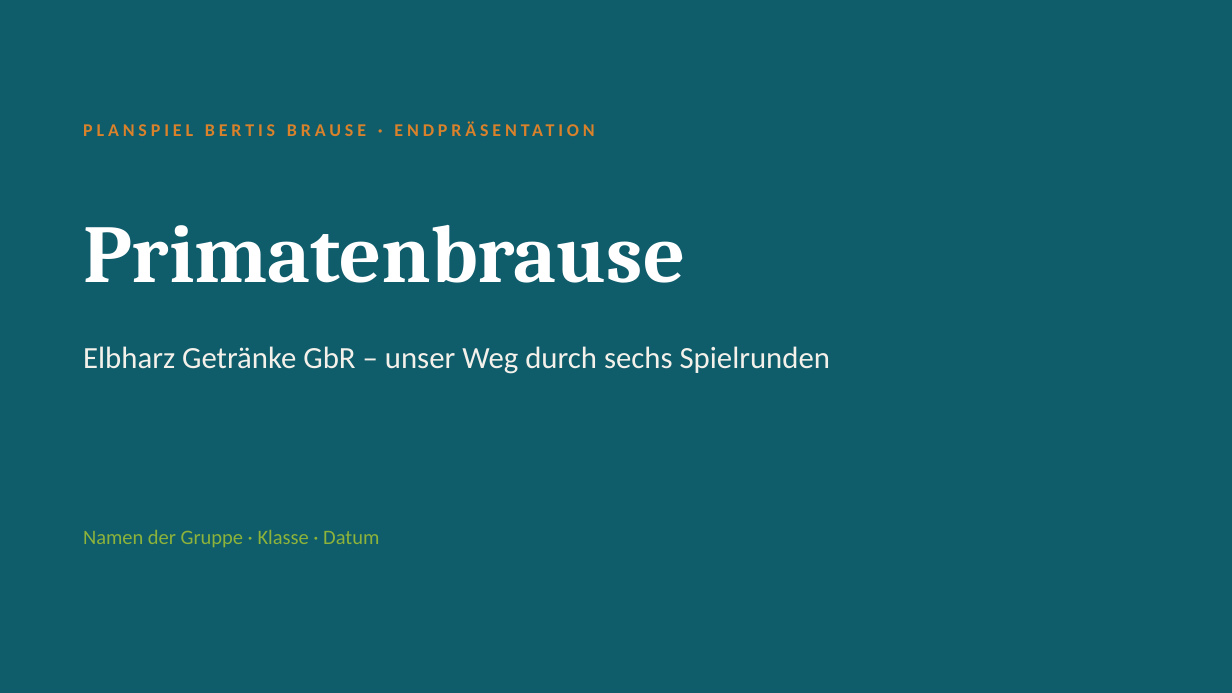
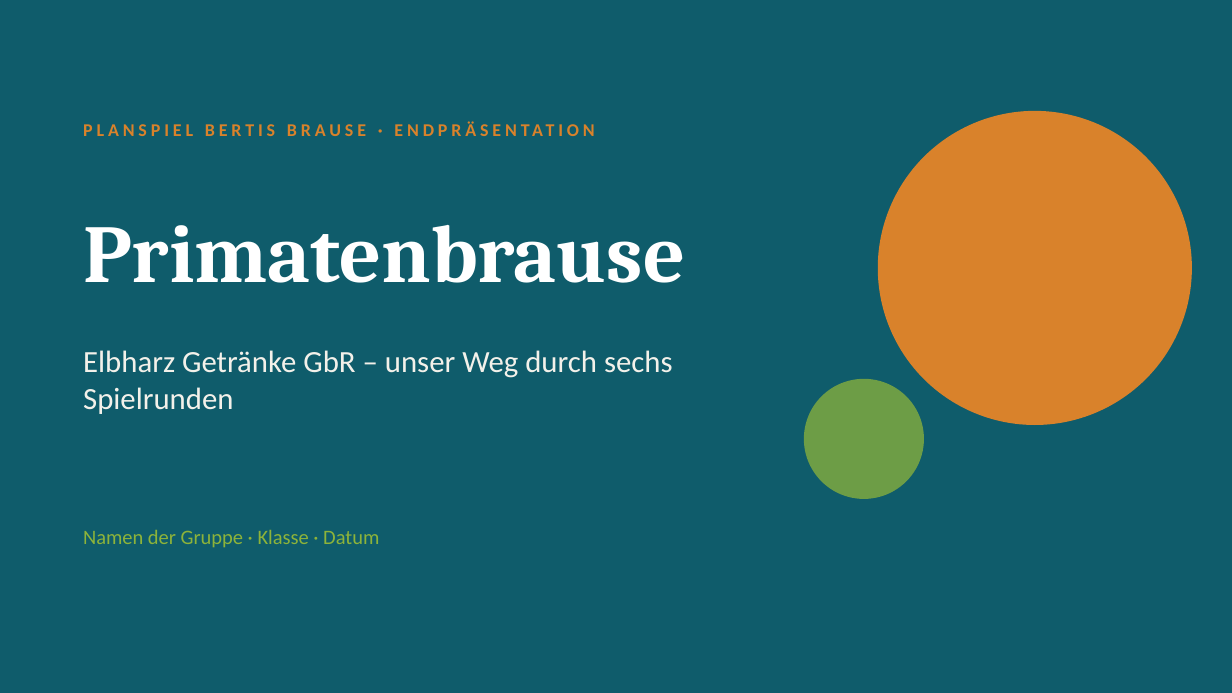
Before and after one commit to jofy0002/claude-workspace, a slide deck: slide 1 of endpraesentation/Elbharz_Endpraesentation_Geruest.pptx. Drawn at 1232x693 pixels with LibreOffice and Linux fonts; fonts in the diff are those of the drawing. Boxes give left, top, right and bottom in pixels: in the first picture for what was removed or moved away, otherwise in the second. Text is boxed around its words. In the diff, an @@ line names an element or a change of style, - is before the commit and + after.

```diff
--- a/endpraesentation/Elbharz_Endpraesentation_Geruest.pptx
+++ b/endpraesentation/Elbharz_Endpraesentation_Geruest.pptx
@@ ellipse added at box(878, 111, 1192, 425), fill #D9822B @@
@@ text "Elbharz Getränke GbR – unser ..." rewrapped from box(83, 346, 830, 374) to box(83, 350, 673, 414) @@
@@ ellipse added at box(804, 379, 924, 499), fill #8DB33A at 75% opacity @@
```
Also in this commit, not shown: 11 other slides changed, 1 other file.
